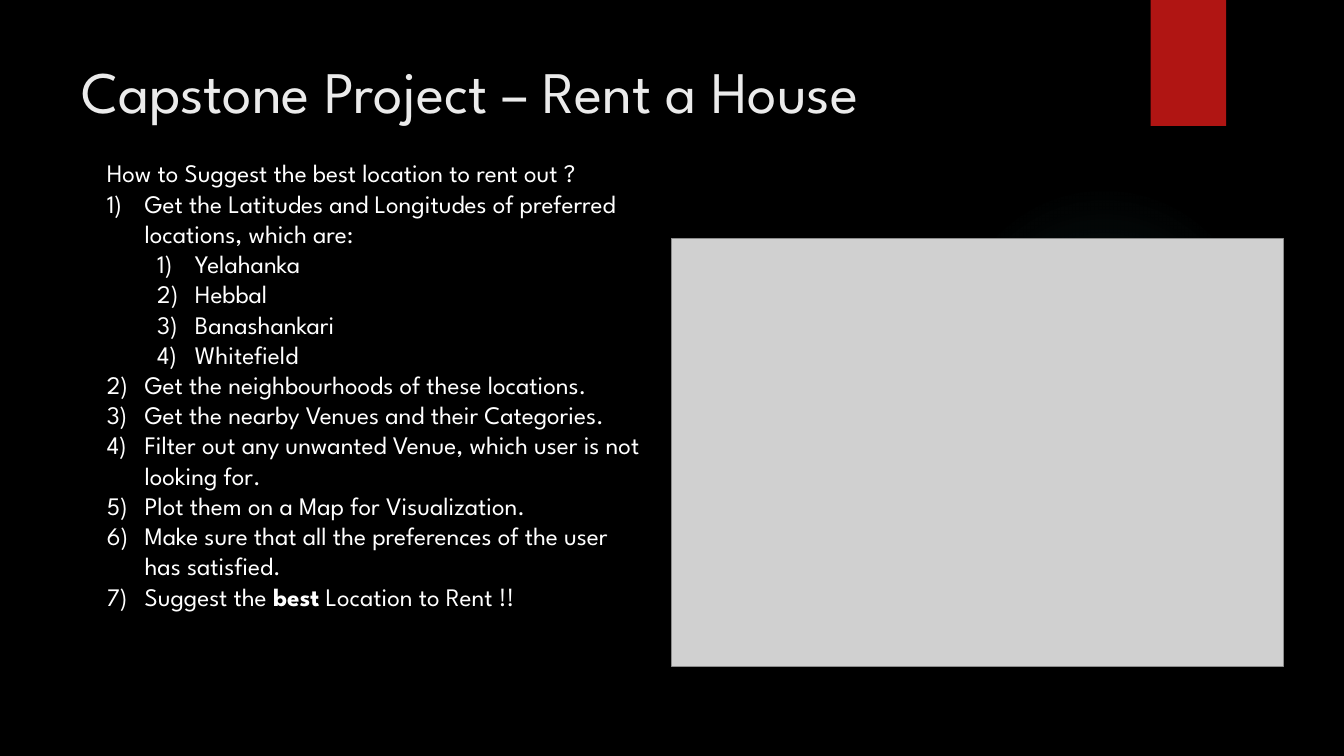
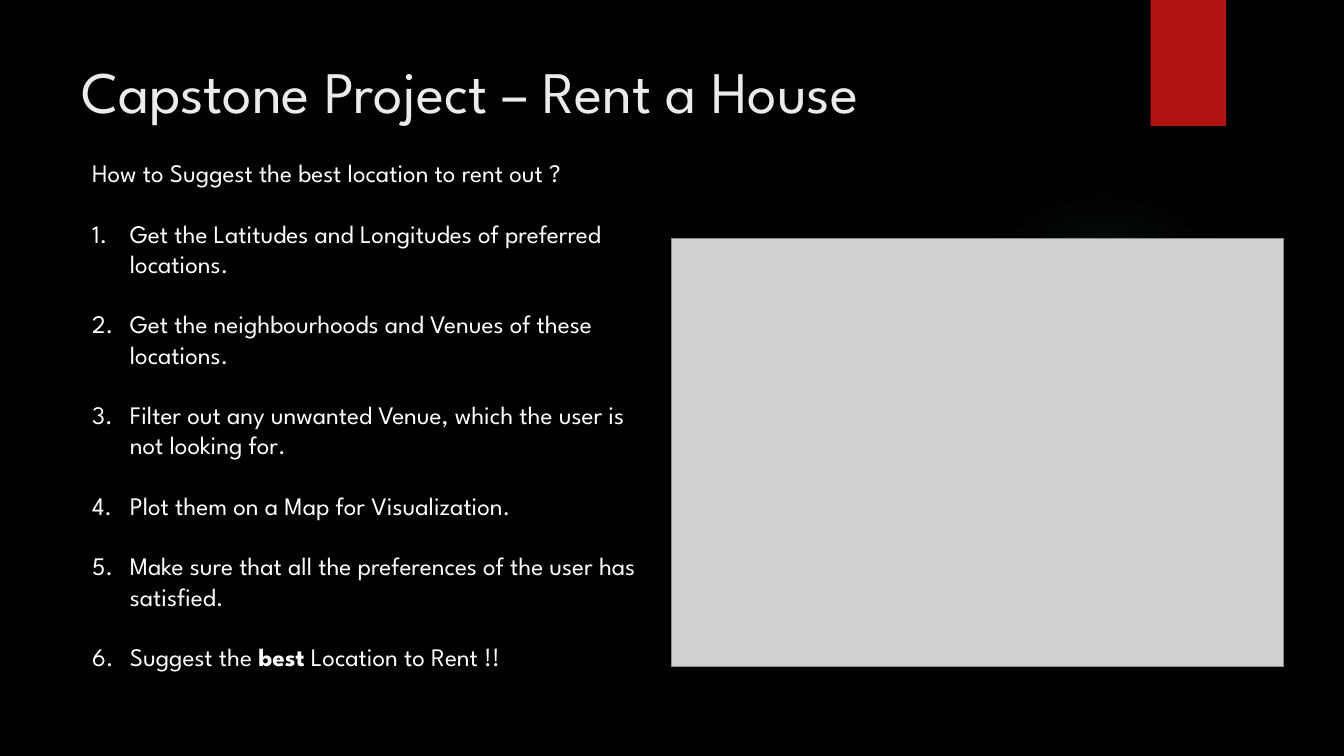
Before and after one commit to Lakshmi-vakkalanka/github_rep, a slide deck: slide 7 of Capstone project Presentation.pptx (slide 6 before the commit). Drawn at 1344x756 pixels with LibreOffice and Linux fonts; fonts in the diff are those of the drawing; grey boxes stand for pictures; background and template pictures are left out. Boxes give left, top, right and bottom in pixels: in the first picture for what was removed or moved away, otherwise in the second. Text is boxed around its words. In the diff, an @@ line names an element or a change of style, - is before the commit and + after.

Commit message:
Capstone Project submission -2

```diff
--- a/Capstone project Presentation.pptx
+++ b/Capstone project Presentation.pptx
@@ text "How to Suggest the best ...": place and size @@
-text "How to Suggest the best ..." at (107, 164, 640, 612)
+text "How to Suggest the best ..." at (92, 164, 635, 672)
@@ text at (130, 225, 624, 460): text changed @@
-1) Get the Latitudes and Longitudes of preferred locations, which are:
-  1) Yelahanka
-  2) Hebbal
-  3) Banashankari
-  4) Whitefield
-2) Get the neighbourhoods of these locations.
-3) Get the nearby Venues and their Categories.
-4) Filter out any unwanted Venue, which user is not looking for.
+1. Get the Latitudes and Longitudes of preferred locations.
+2. Get the neighbourhoods and Venues of these locations.
+3. Filter out any unwanted Venue, which the user is not looking for.
@@ text at (130, 497, 635, 672): bullet 1) to 1. @@
```
Also in this commit, not shown: 4 other slides changed, 1 slide added, 1 other file.
